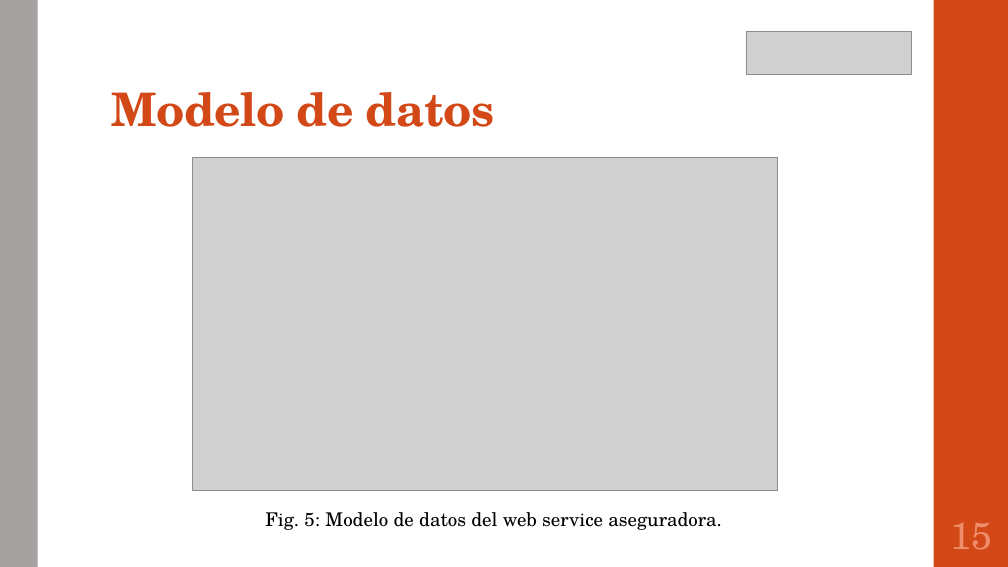
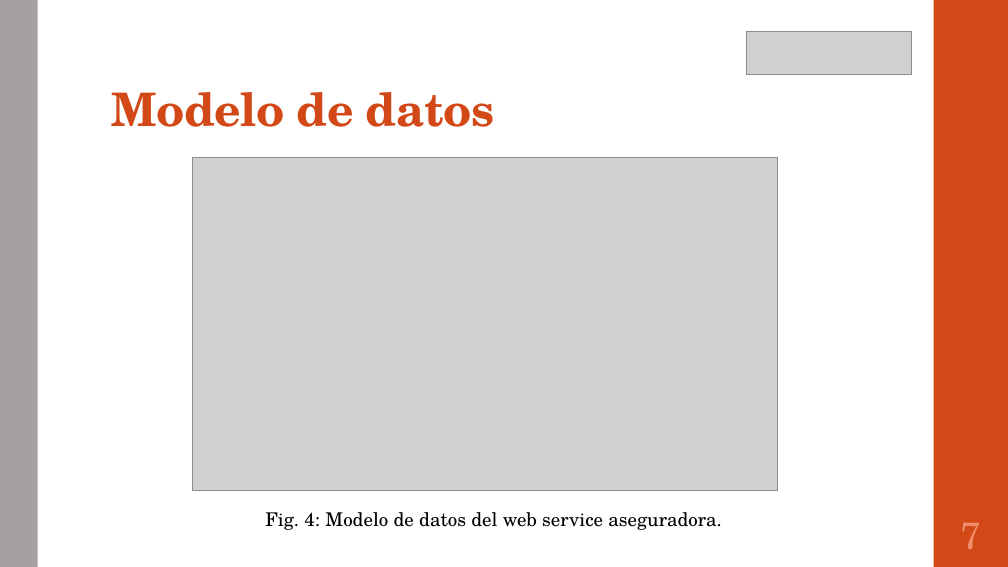
Before and after one commit to portafolio2016/hipocrates, a slide deck: slide 8 of presentación lunes 24 octubre 2016.pptx (slide 16 before the commit). Drawn at 1008x567 pixels with LibreOffice and Linux fonts; fonts in the diff are those of the drawing; grey boxes stand for pictures. Boxes give left, top, right and bottom in pixels: in the first picture for what was removed or moved away, otherwise in the second. Text is boxed around its words. In the diff, an @@ line names an element or a change of style, - is before the commit and + after.

```diff
--- a/presentación lunes 24 octubre 2016.pptx
+++ b/presentación lunes 24 octubre 2016.pptx
@@ text at (x1=265, y1=512, x2=722, y2=530): text changed @@
-Fig. 5: Modelo de datos del web service aseguradora.
+Fig. 4: Modelo de datos del web service aseguradora.
@@ page number at (x1=961, y1=522, x2=982, y2=549): text changed @@
-15
+7
```
Also in this commit, not shown: 8 other slides changed, 1 slide added, 4 slides removed.
